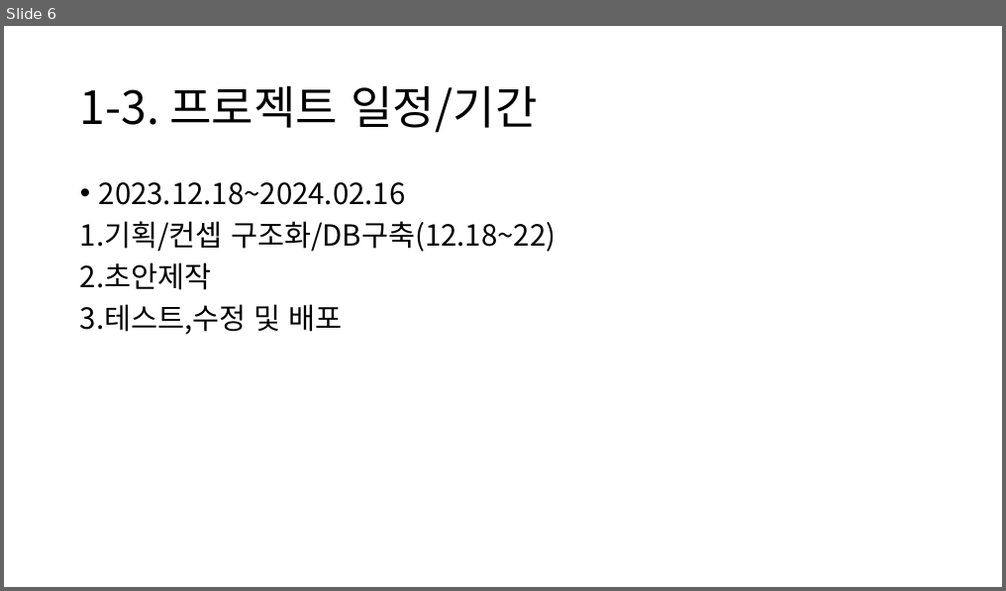
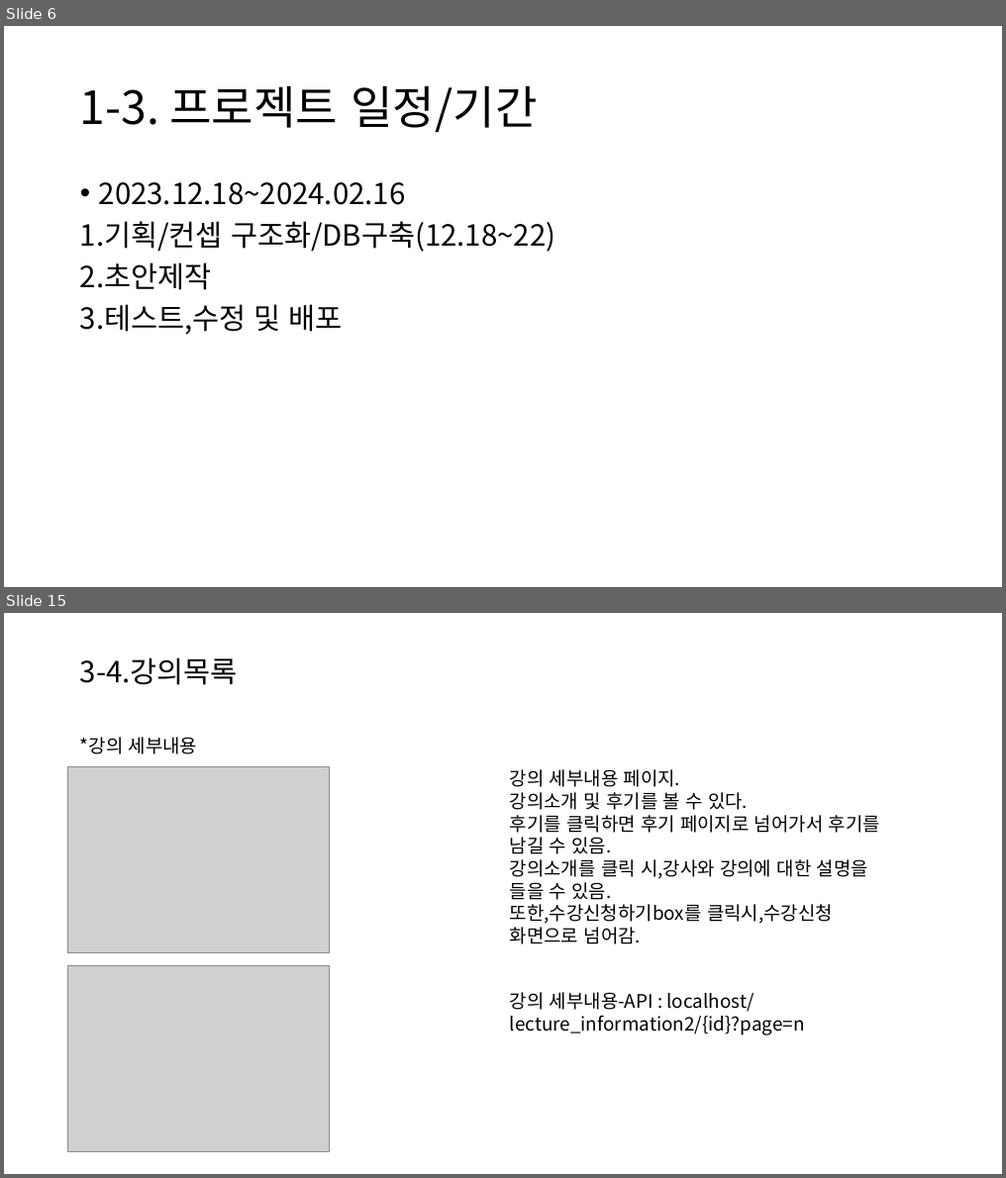
Before and after one commit to choigo1996/discord, a slide deck: 2차 프로젝트/2차 프로젝트.pptx. Shown one above the other, each under a label of ours: slide 6 before the commit, slides 6 and 15 after it; the slides between them are not shown. The pictures are 1006x591 and 1006x1178 pixels, drawn with LibreOffice and Linux fonts; fonts in the diff are those of the drawing; grey boxes stand for pictures. Boxes give left, top, right and bottom in pixels: in the first picture for what was removed or moved away, otherwise in the second. Text is boxed around its words. In the diff, an @@ line names an element or a change of style, - is before the commit and + after.

```diff
--- a/2차 프로젝트/2차 프로젝트.pptx
+++ b/2차 프로젝트/2차 프로젝트.pptx
@@ slide 15 added at box(4, 613, 1002, 1174), background #FFFFFF @@
@@ title added at box(80, 658, 238, 685), 28 pt, text #000000 @@
+3-4.강의목록
@@ text added at box(80, 737, 198, 755), 18 pt, text #000000 @@
+*강의 세부내용
@@ picture added at box(67, 766, 330, 953) @@
@@ text added at box(510, 769, 880, 945), 18 pt, text #000000 @@
+강의 세부내용 페이지.
+강의소개 및 후기를 볼 수 있다.
+후기를 클릭하면 후기 페이지로 넘어가서 후기를 남길 수 있음.
+강의소개를 클릭 시,강사와 강의에 대한 설명을 들을 수 있음.
+또한,수강신청하기box를 클릭시,수강신청 화면으로 넘어감.
@@ picture added at box(67, 966, 330, 1153) @@
@@ text added at box(510, 992, 805, 1036), 18 pt, text #000000 @@
+강의 세부내용-API : localhost/lecture_information2/{id}?page=n
```
Also in this commit, not shown: 2 slides changed, 13 other slides added, 6 slides removed.
